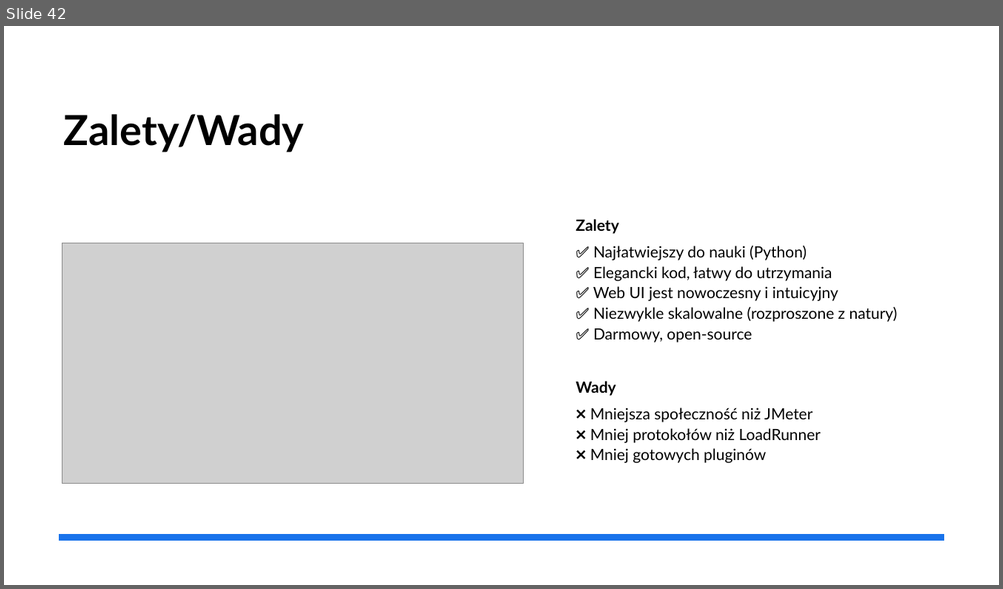
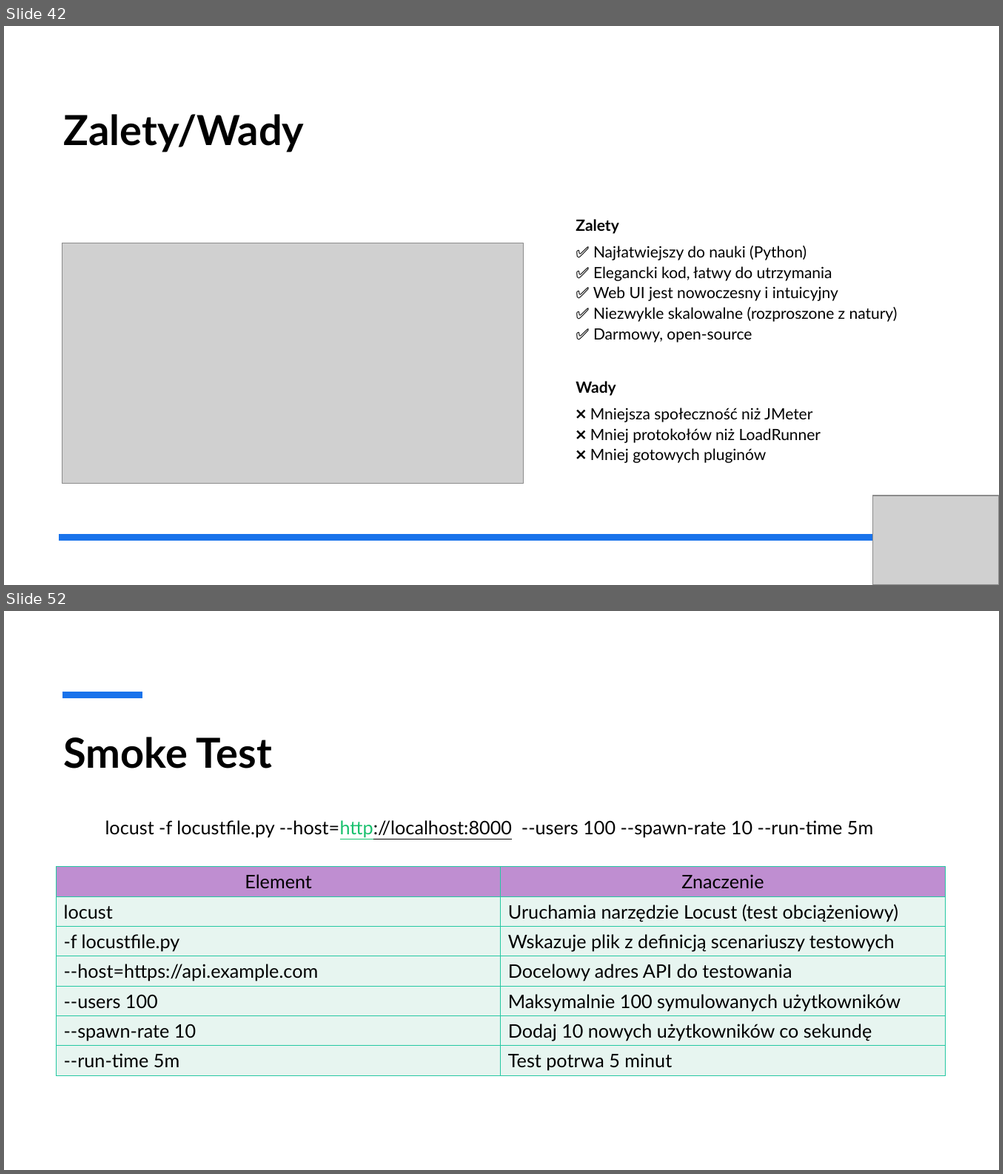
Before and after one commit to gajdaj2/performanceTesting, a slide deck: TestyWydajnosciowe.pptx. Shown one above the other, each under a label of ours: slide 42 before the commit, slides 42 and 52 after it; the slides between them are not shown. The pictures are 1003x589 and 1003x1174 pixels, drawn with LibreOffice and Linux fonts; fonts in the diff are those of the drawing; grey boxes stand for pictures. Boxes give left, top, right and bottom in pixels: in the first picture for what was removed or moved away, otherwise in the second. Text is boxed around its words. In the diff, an @@ line names an element or a change of style, - is before the commit and + after.

Commit message:
Locust ready

```diff
--- a/TestyWydajnosciowe.pptx
+++ b/TestyWydajnosciowe.pptx
@@ slide 52 added at bbox=[4, 611, 999, 1170], background #FFFFFF @@
@@ line added from (62, 695) to (142, 695), #1973EB 6 pt @@
@@ title added at bbox=[64, 737, 272, 769], 40 pt, text #000000, bold @@
+Smoke Test
@@ text added at bbox=[105, 820, 873, 837], 18 pt, text #000000 @@
+locust -f locustfile.py --host=http://localhost:8000 --users 100 --spawn-rate 10 --run-time 5m
@@ table added at bbox=[57, 867, 945, 1076], 7 rows, 2 columns @@
+Element | Znaczenie
+locust | Uruchamia narzędzie Locust (test obciążeniowy)
+-f locustfile.py | Wskazuje plik z definicją scenariuszy testowych
+--host=https://api.example.com | Docelowy adres API do testowania
+--users 100 | Maksymalnie 100 symulowanych użytkowników
+--spawn-rate 10 | Dodaj 10 nowych użytkowników co sekundę
+--run-time 5m | Test potrwa 5 minut
@@ slide 42 changed as well @@
@@ picture added at bbox=[873, 496, 999, 585] @@
```
Also in this commit, not shown: 17 other slides changed, 14 other slides added, 1 other file.
